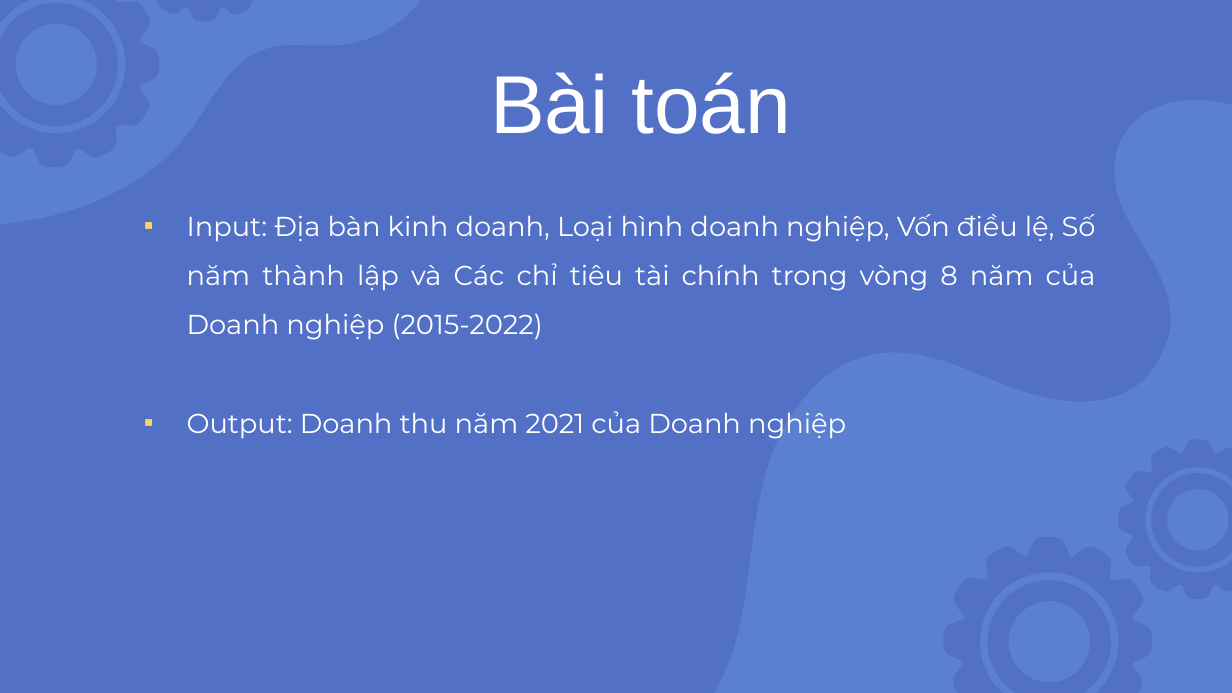
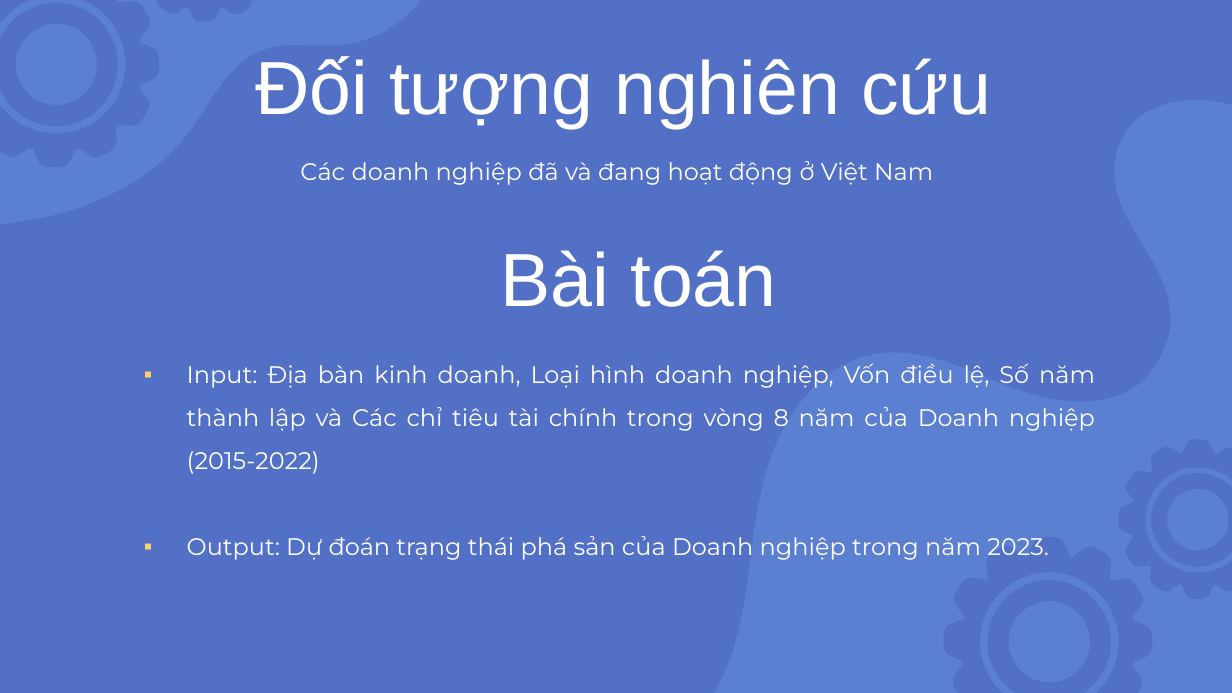
Before and after one commit to nnson0511/ARonML-DM, a slide deck: slide 4 of Slide.pptx. Drawn at 1232x693 pixels with LibreOffice and Linux fonts; fonts in the diff are those of the drawing. Boxes give left, top, right and bottom in pixels: in the first picture for what was removed or moved away, otherwise in the second. Text is boxed around its words. In the diff, an @@ line names an element or a change of style, - is before the commit and + after.

```diff
--- a/Slide.pptx
+++ b/Slide.pptx
@@ text added at (x1=255, y1=56, x2=991, y2=128), 44 pt, text #FFFFFF @@
+Đối tượng nghiên cứu
@@ text added at (x1=300, y1=161, x2=933, y2=185), 14 pt, text #FFFFFF @@
+Các doanh nghiệp đã và đang hoạt động ở Việt Nam
@@ title "Bài toán" moved from (x1=490, y1=72, x2=792, y2=134) to (x1=501, y1=250, x2=776, y2=307) @@
@@ title "Bài toán" at (x1=501, y1=250, x2=776, y2=307): size 48 to 44 pt @@
@@ subtitle "Input: Địa bàn kinh doanh, ..." moved from (x1=187, y1=214, x2=1096, y2=439) to (x1=187, y1=364, x2=1095, y2=560) @@
@@ subtitle at (x1=187, y1=364, x2=1095, y2=474): size 16 to 14 pt in "Input: Địa bàn kinh doanh, Loại hình ..." @@
@@ subtitle at (x1=187, y1=536, x2=1049, y2=560): text changed; size 16 to 14 pt @@
-▪ Output: Doanh thu năm 2021 của Doanh nghiệp
+▪ Output: Dự đoán trạng thái phá sản của Doanh nghiệp trong năm 2023.
```
Also in this commit, not shown: 1 slide removed, 2 other files.
